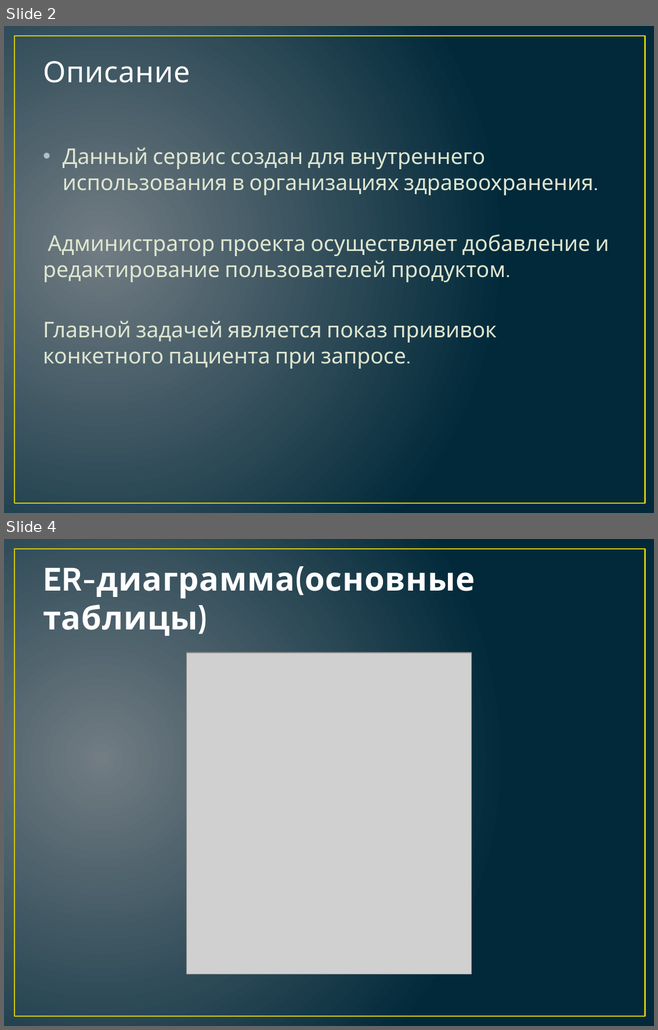
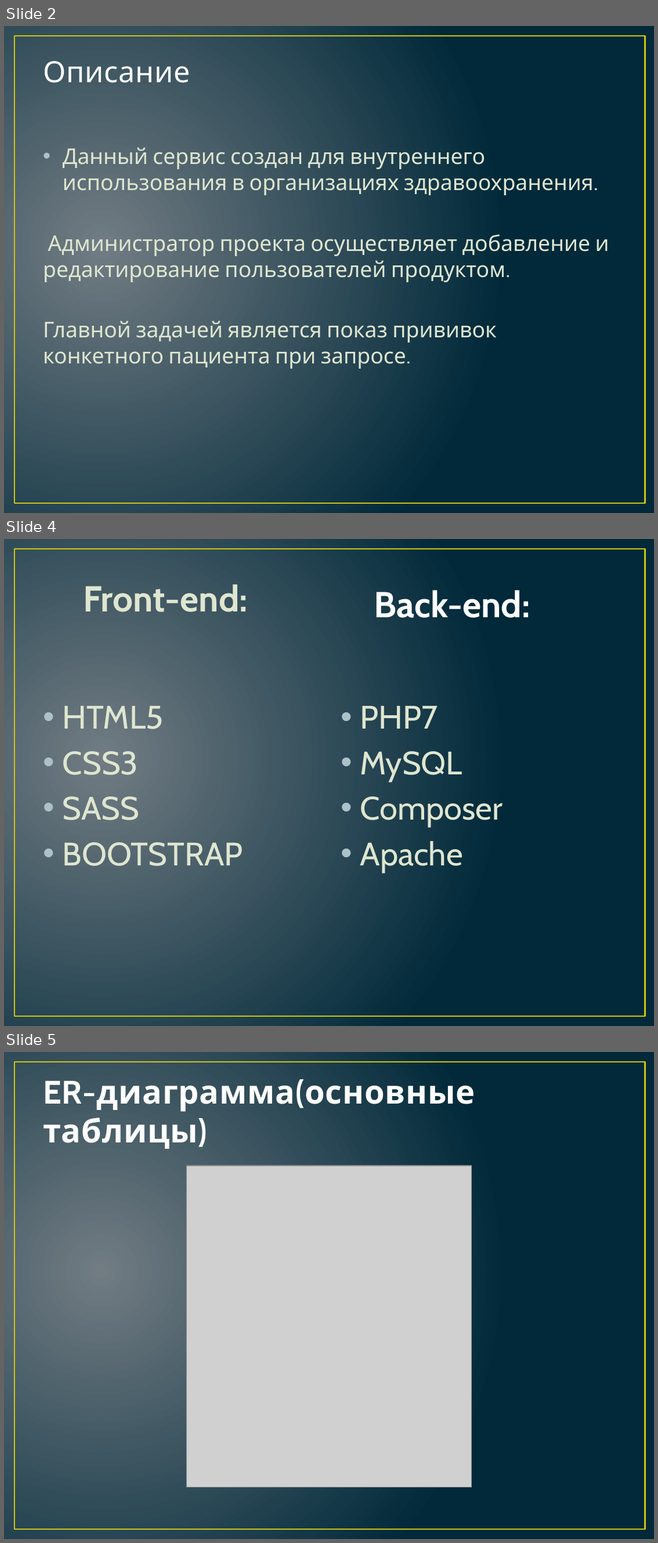
Before and after one commit to olganaumchyk/medkarta, a slide deck: Веб-сервис по работе с прививками.pptm. Shown one above the other, each under a label of ours: slides 2 and 4 before the commit, slides 2, 4 and 5 after it; the slides between them are not shown. The pictures are 658x1030 and 658x1543 pixels, drawn with LibreOffice and Linux fonts; fonts in the diff are those of the drawing; grey boxes stand for pictures. Boxes give left, top, right and bottom in pixels: in the first picture for what was removed or moved away, otherwise in the second. Text is boxed around its words. In the diff, an @@ line names an element or a change of style, - is before the commit and + after.

```diff
--- a/Веб-сервис по работе с прививками.pptm
+++ b/Веб-сервис по работе с прививками.pptm
@@ slide 4 added at box(4, 539, 654, 1026), background gradient #717C84 to #01293A; not listed: 1 template element that a slide beside it also shows @@
@@ text added at box(83, 584, 247, 612), 40 pt, text #DFE6D0, bold @@
+Front-end:
@@ text added at box(374, 590, 530, 618), 40 pt, text #FFFFFF, bold @@
+Back-end:
@@ text added at box(63, 706, 243, 866), 36 pt, text #DFE6D0 @@
+• HTML5
+• CSS3
+• SASS
+• BOOTSTRAP
@@ text added at box(360, 705, 502, 873), 36 pt, text #DFE6D0 @@
+• PHP7
+• MySQL
+• Composer
+• Apache
@@ what was slide 4 is now slide 5 @@
```
Also in this commit, not shown: 1 other slide added, 1 slide removed, 8 other files.
